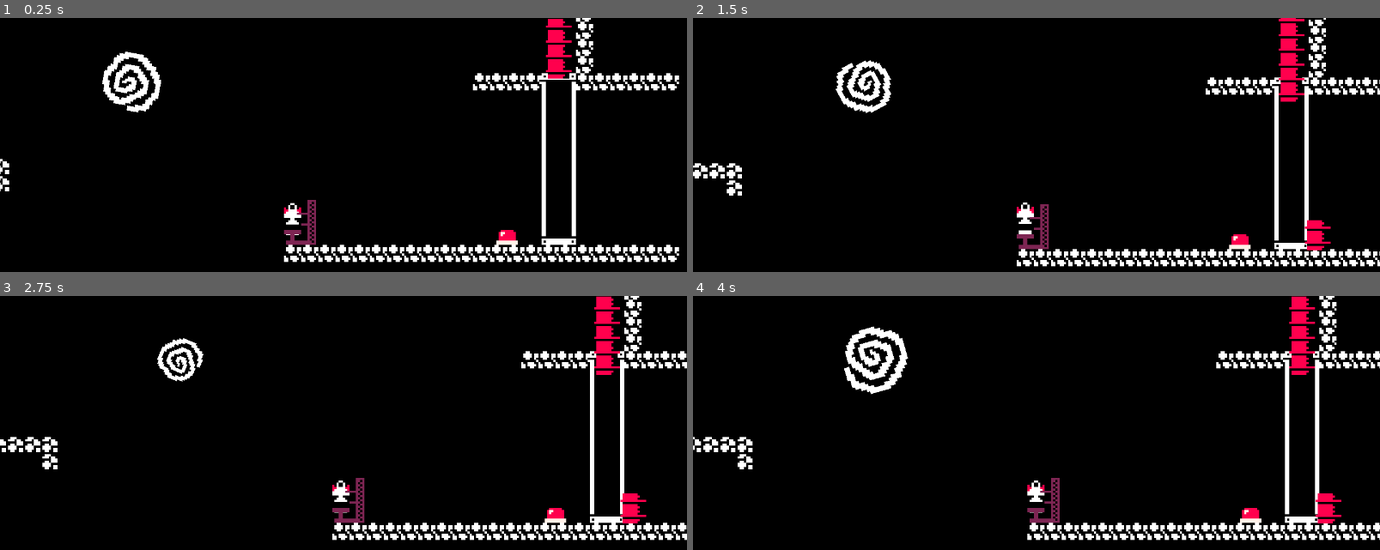
Above: before the commit, frames 1-4 (two rows, left to right).
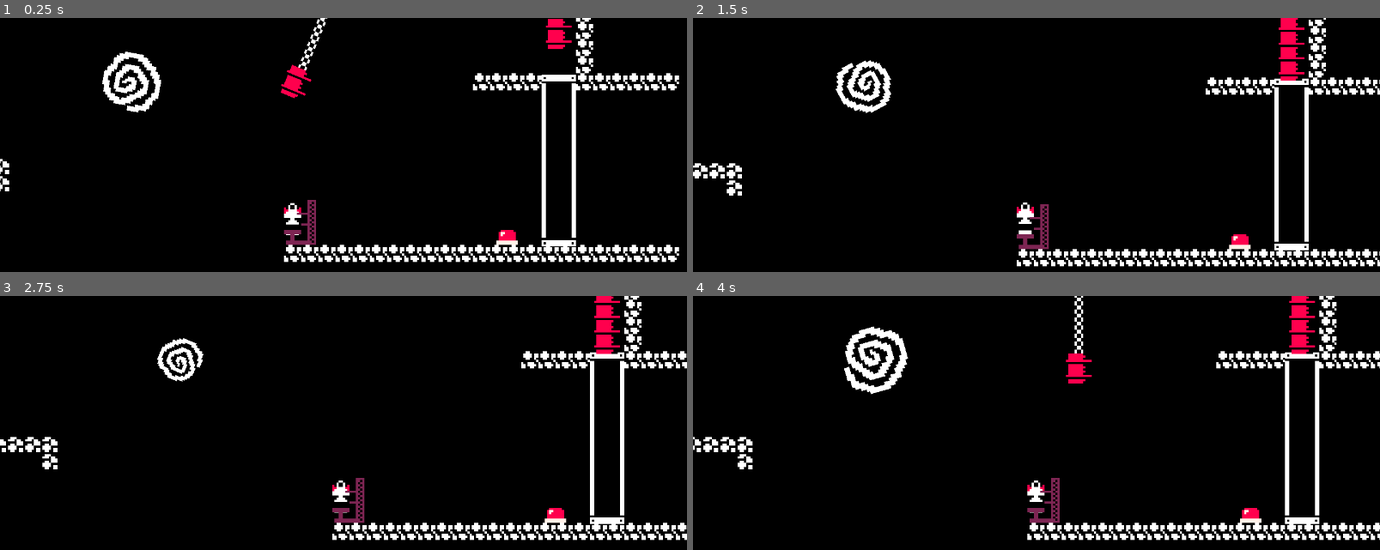
Above: after the commit, the same moments.

Repository: NEW-CYLANDIA/little-rocket
Game: Godot game, scene res://scenes/meta/meta.tscn
The game is run twice, just before and just after one commit, with the same random seed, the same clock (stepped at 60 frames per second) and the same inputs.
Inputs (mouse positions are in pixels of both pictures, inside the frame that each line leads up to):
- Up to frame 1 (0.25 s): no input
- Up to frame 2 (1.5 s): move the mouse to (1187, 190) at 0.52 s; hold D (right) 0.53-1.28 s; right-click (1187, 190) at 0.6 s; move the mouse to (899, 231) at 1.27 s; hold S (down) from 1.28 s (still down); click (899, 231) at 1.35 s
- Up to frame 3 (2.75 s): move the mouse to (412, 405) at 2.02 s; release S (down) at 2.03 s; hold D (right) from 2.03 s (still down); right-click (412, 405) at 2.1 s
- Up to frame 4 (4 s): move the mouse to (outside the picture) at 2.77 s; release D (right) at 2.78 s; hold W (up) 2.78-3.53 s; click (outside the picture) at 2.85 s; move the mouse to (1242, 547) at 3.52 s; hold A (left) from 3.53 s (still down); right-click (1242, 547) at 3.6 s

The runs differ from the first frame. In frame 1, 0.9% of the frame differs, in the area x 40-84%, y 0-91%; in frame 2, 1.0%; in frame 3, 0.9%; in frame 4, 1.4%, in the area x 54-95%, y 0-90%.

Commit message:
testin things out

Diff:
--- a/scenes/levels/sandbox.tscn
+++ b/scenes/levels/sandbox.tscn
@@ -5,6 +5,7 @@
 [ext_resource type="PackedScene" uid="uid://dpv0n7mwxk2jh" path="res://objects/box/box.tscn" id="4_a64th"]
 [ext_resource type="PackedScene" uid="uid://cs5fchmuspvhd" path="res://objects/switch/switch.tscn" id="5_b4sxl"]
 [ext_resource type="PackedScene" uid="uid://dv2m1lsmkeua8" path="res://objects/arm/arm.tscn" id="14_cbuer"]
+[ext_resource type="PackedScene" uid="uid://bqkln7v3kbca2" path="res://components/wheel/wheel.tscn" id="17_mioch"]
 
 [node name="Level" unique_id=2144015312 instance=ExtResource("1_xf1sy")]
 
@@ -22,31 +23,33 @@
 position = Vector2(-232, 240)
 rotation = 0.0
 
-[node name="Arm" parent="LevelObjects" parent_id_path=PackedInt32Array(925880861) index="1" unique_id=184563611 node_paths=PackedStringArray("attachment", "retract_position_reference") instance=ExtResource("14_cbuer")]
-position = Vector2(-208, 72)
-rotation = -3.1415925
-attachment = NodePath("../Box")
-retract_position_reference = NodePath("../RetractPosition")
-use_physics = null
-chain_links = 10
-
-[node name="RetractPosition" type="Node2D" parent="LevelObjects" parent_id_path=PackedInt32Array(925880861) index="2" unique_id=1928798204]
-position = Vector2(-208, 72)
-
-[node name="Box" parent="LevelObjects" parent_id_path=PackedInt32Array(925880861) index="3" unique_id=1651556813 instance=ExtResource("4_a64th")]
+[node name="Box" parent="LevelObjects" parent_id_path=PackedInt32Array(925880861) index="1" unique_id=1651556813 instance=ExtResource("4_a64th")]
 position = Vector2(-208, 208)
 size = Vector2(1, 5)
 
-[node name="Barrel" parent="LevelObjects" parent_id_path=PackedInt32Array(925880861) index="4" unique_id=236329877 instance=ExtResource("3_ea3gy")]
-position = Vector2(-208, 159)
-
-[node name="Barrel2" parent="LevelObjects" parent_id_path=PackedInt32Array(925880861) index="5" unique_id=2032826580 instance=ExtResource("3_ea3gy")]
+[node name="Barrel2" parent="LevelObjects" parent_id_path=PackedInt32Array(925880861) index="2" unique_id=2032826580 instance=ExtResource("3_ea3gy")]
 position = Vector2(-208, 144)
 
-[node name="Barrel3" parent="LevelObjects" parent_id_path=PackedInt32Array(925880861) index="6" unique_id=779150390 instance=ExtResource("3_ea3gy")]
+[node name="Barrel3" parent="LevelObjects" parent_id_path=PackedInt32Array(925880861) index="3" unique_id=779150390 instance=ExtResource("3_ea3gy")]
 position = Vector2(-208, 128)
 
-[node name="Barrel4" parent="LevelObjects" parent_id_path=PackedInt32Array(925880861) index="7" unique_id=1229571665 instance=ExtResource("3_ea3gy")]
+[node name="Barrel4" parent="LevelObjects" parent_id_path=PackedInt32Array(925880861) index="4" unique_id=1229571665 instance=ExtResource("3_ea3gy")]
 position = Vector2(-208, 112)
 
-[connection signal="switched" from="LevelObjects/Switch" to="LevelObjects/Arm" method="toggle"]
+[node name="Wheel" parent="LevelObjects" parent_id_path=PackedInt32Array(925880861) index="5" unique_id=260244531 instance=ExtResource("17_mioch")]
+position = Vector2(-312, 128)
+
+[node name="Arm" parent="LevelObjects/Wheel" index="1" unique_id=184563611 node_paths=PackedStringArray("attachment", "retract_position_reference") instance=ExtResource("14_cbuer")]
+position = Vector2(0, 16)
+rotation = -3.1415925
+attachment = NodePath("../Barrel")
+retract_position_reference = NodePath("../RetractPosition")
+chain_links = 10
+
+[node name="Barrel" parent="LevelObjects/Wheel" index="2" unique_id=236329877 instance=ExtResource("3_ea3gy")]
+position = Vector2(0, 48)
+
+[node name="RetractPosition" type="Node2D" parent="LevelObjects/Wheel" index="3" unique_id=1928798204]
+position = Vector2(0, 16)
+
+[connection signal="switched" from="LevelObjects/Switch" to="LevelObjects/Wheel/Arm" method="toggle"]
